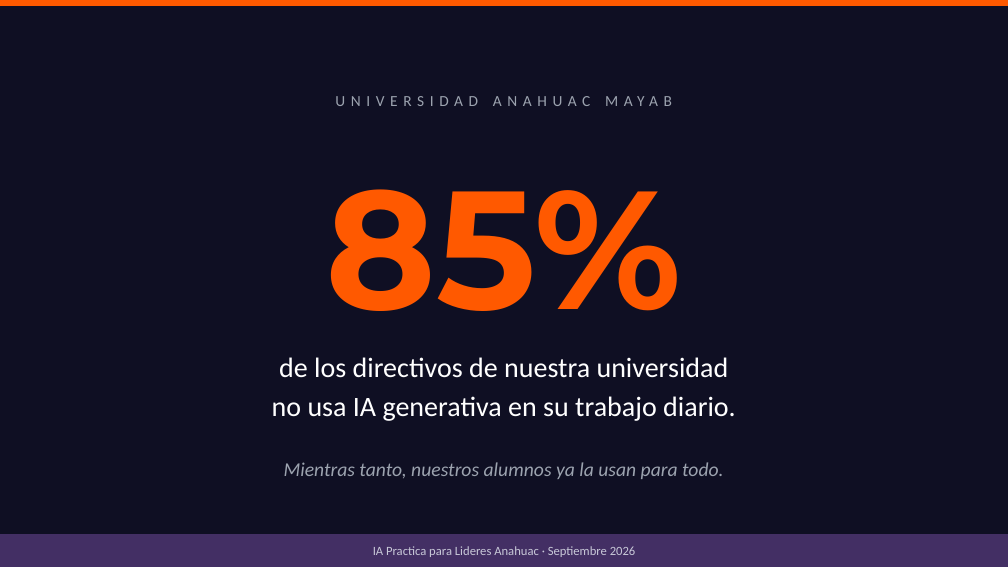
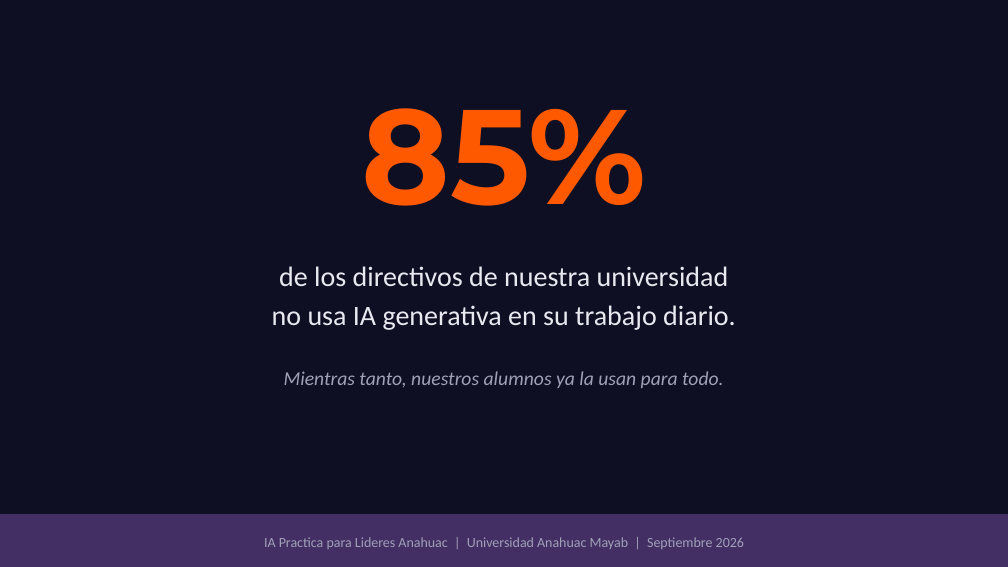
Before and after one commit to gvaldezr/cursos-ia-agente, a slide deck: slide 1 of fase8-campana-mkt-venta/presentacion_ejecutiva_anahuac.pptx. Drawn at 1008x567 pixels with LibreOffice and Linux fonts; fonts in the diff are those of the drawing. Boxes give left, top, right and bottom in pixels: in the first picture for what was removed or moved away, otherwise in the second. Text is boxed around its words. In the diff, an @@ line names an element or a change of style, - is before the commit and + after.

```diff
--- a/fase8-campana-mkt-venta/presentacion_ejecutiva_anahuac.pptx
+++ b/fase8-campana-mkt-venta/presentacion_ejecutiva_anahuac.pptx
@@ rectangle removed at <box>0,0,1008,6</box> @@
@@ text "85%": place and size @@
-text "85%" at <box>326,189,682,311</box>
+text "85%" at <box>361,108,646,206</box>
@@ text "85%" at <box>361,108,646,206</box>: size 120 to 96 pt @@
@@ text removed at <box>335,96,672,106</box> @@
-UNIVERSIDAD ANAHUAC MAYAB
@@ text "de los directivos de nuestra ...": place and size @@
-text "de los directivos de nuestra ..." at <box>272,357,736,421</box>
+text "de los directivos de nuestra ..." at <box>272,266,736,330</box>
@@ text "de los directivos de nuestra ..." at <box>272,266,736,330</box>: text colour #FFFFFF to #E8E8F0 @@
@@ text "Mientras tanto, nuestros alumnos ya ...": place and size @@
-text "Mientras tanto, nuestros alumnos ya ..." at <box>284,462,724,479</box>
+text "Mientras tanto, nuestros alumnos ya ..." at <box>284,371,724,388</box>
@@ text "Mientras tanto, nuestros alumnos ya ..." at <box>284,371,724,388</box>: text colour #9CA3AF to #A0A0B8 @@
@@ rectangle: place and size @@
-rectangle at <box>0,534,1008,567</box>
+rectangle at <box>0,514,1008,567</box>
@@ text at <box>264,537,744,549</box>: text changed; size 9 to 10 pt; text colour #C8C8D8 to #A0A0B8 @@
-IA Practica para Lideres Anahuac · Septiembre 2026
+IA Practica para Lideres Anahuac | Universidad Anahuac Mayab | Septiembre 2026
```
Also in this commit, not shown: 8 other slides changed, 5 other files.
